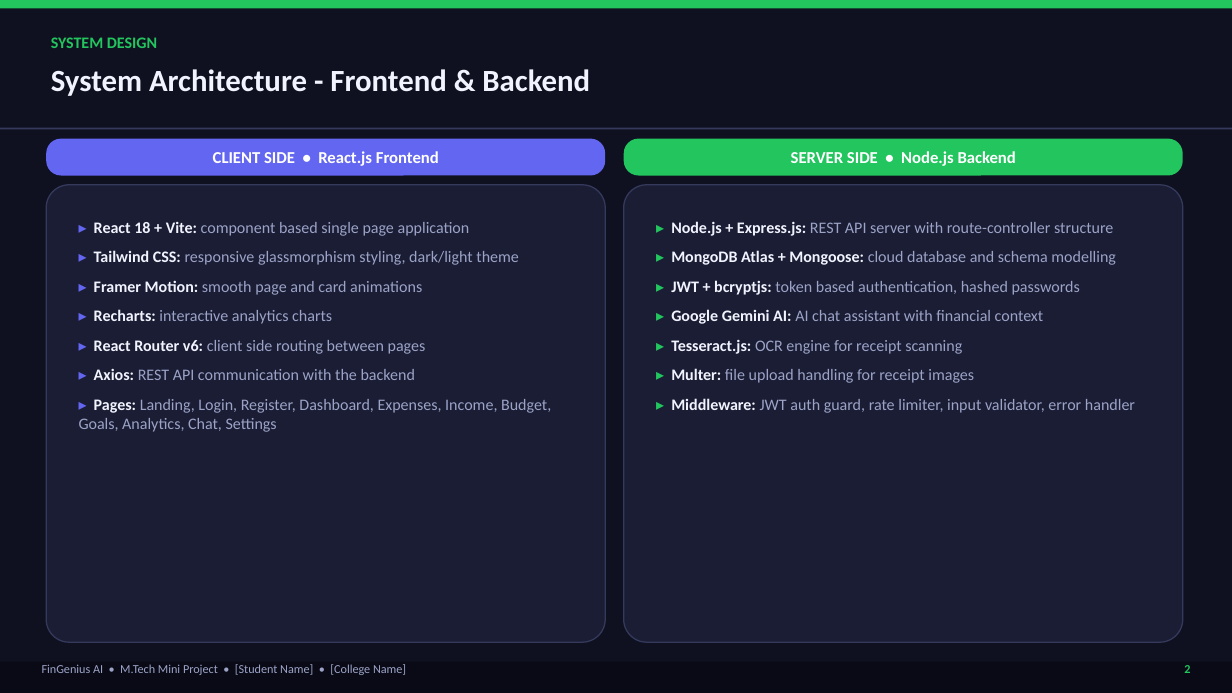
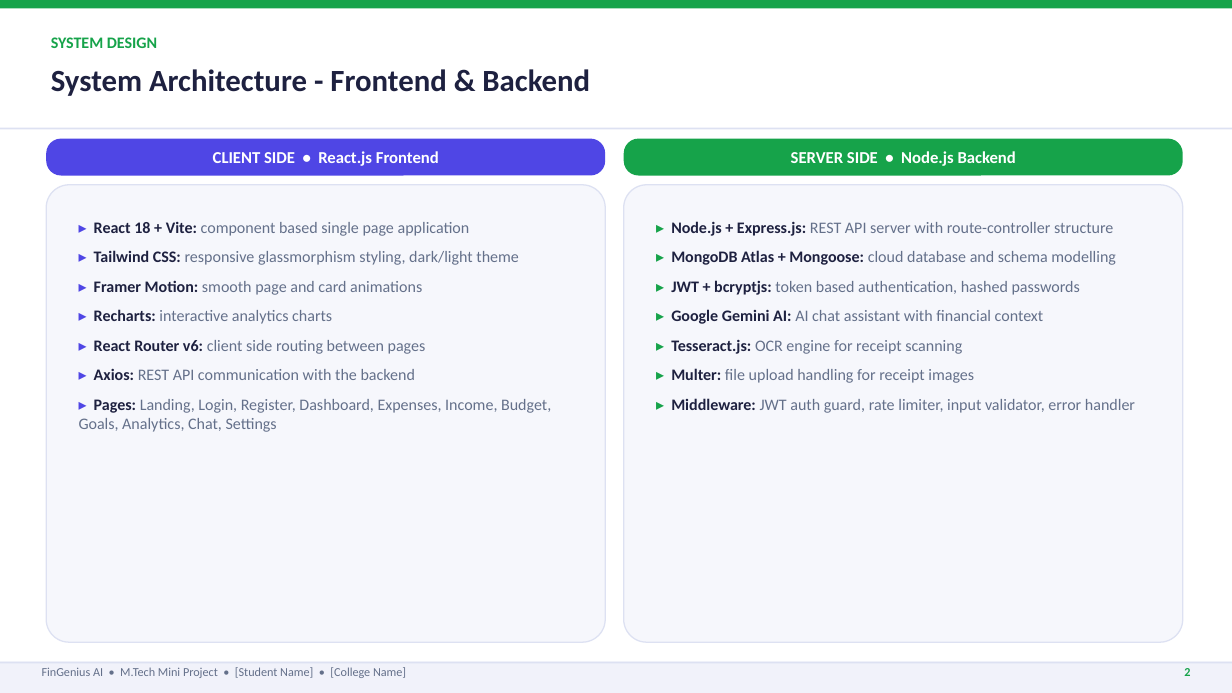
Before and after one commit to seshapriyan44/summa2, a slide deck: slide 3 of FinGenius_AI_Seminar_Presentation.pptx. Drawn at 1232x693 pixels with LibreOffice and Linux fonts; fonts in the diff are those of the drawing. Boxes give left, top, right and bottom in pixels: in the first picture for what was removed or moved away, otherwise in the second. Text is boxed around its words. In the diff, an @@ line names an element or a change of style, - is before the commit and + after.

Commit message:
Change PPT color scheme from dark to light theme
- Replaced the dark glassmorphism background (#0F1120) with a white
  background and light card panels (#F6F7FC / #ECEEFA)
- Kept the same FinGenius AI brand accent colors (indigo, green, amber)
  but adjusted them to slightly deeper shades for contrast on white
- Text colors switched to dark navy-charcoal on light background instead
  of light text on dark background
- Title slide now uses a soft indigo-tinted hero band instead of a solid
  dark hero block
- Footer strip lightened to match; page number and eyebrow labels stay
  in the accent colors for visual consistency
- Same 8-slide structure/format retained throughout - only the color
  scheme changed as requested

```diff
--- a/FinGenius_AI_Seminar_Presentation.pptx
+++ b/FinGenius_AI_Seminar_Presentation.pptx
@@ rectangle at <box>0,0,1232,8</box>: fill #22C55E to #16A34A @@
@@ rectangle removed at <box>0,0,1232,693</box> @@
@@ text "SYSTEM DESIGN" at <box>51,37,157,48</box>: text colour #22C55E to #16A34A @@
@@ text "System Architecture - Frontend & ..." at <box>51,69,590,96</box>: text colour #F1F3FF to #1E2140 @@
@@ rectangle at <box>0,128,1232,129</box>: fill #353A5C to #DDE1F2 @@
@@ rounded rectangle "CLIENT SIDE • React.js Frontend" at <box>46,139,605,176</box>: fill #6366F1 to #4F46E5 @@
@@ rounded rectangle "SERVER SIDE • Node.js Backend" at <box>624,139,1183,176</box>: fill #22C55E to #16A34A @@
@@ rounded rectangle at <box>46,185,605,642</box>: fill #1A1D33 to #F6F7FC; outline #353A5C 1 pt to #DDE1F2 1 pt @@
@@ rounded rectangle at <box>624,185,1183,642</box>: fill #1A1D33 to #F6F7FC; outline #353A5C 1 pt to #DDE1F2 1 pt @@
@@ text "▸ React 18 + Vite: ..." at <box>79,222,551,432</box>: text colour #6366F1 to #4F46E5 in "▸", "▸", "▸", "▸" and 3 more places; text colour #F1F3FF to #1E2140 in "React 18 + Vite:", "Tailwind CSS:", "Framer Motion:", "Recharts:" and 3 more places; text colour #9CA3C7 to #64708A in "component based single page application", "responsive glassmorphism styling, dark/light theme", "smooth page and card animations", "interactive analytics charts" and 3 more places @@
@@ text "▸ Node.js + Express.js: REST ..." at <box>671,221,1135,413</box>: text colour #22C55E to #16A34A in "▸", "▸", "▸", "▸" and 3 more places; text colour #F1F3FF to #1E2140 in "Node.js + Express.js:", "MongoDB Atlas + Mongoose:", "JWT + bcryptjs:", "Google Gemini AI:" and 3 more places; text colour #9CA3C7 to #64708A in "REST API server with route-controller structure", "cloud database and schema modelling", "token based authentication, hashed passwords", "AI chat assistant with financial context" and 3 more places @@
@@ rectangle at <box>0,662,1232,693</box>: fill #090A16 to #F1F2FA @@
@@ rectangle added at <box>0,662,1232,664</box>, fill #DDE1F2 @@
@@ text "FinGenius AI • M.Tech Mini ..." at <box>42,667,406,678</box>: text colour #9CA3C7 to #64708A @@
@@ text "2" at <box>1184,668,1190,676</box>: text colour #22C55E to #16A34A @@
```
Also in this commit, not shown: 7 other slides changed, 1 other file.
